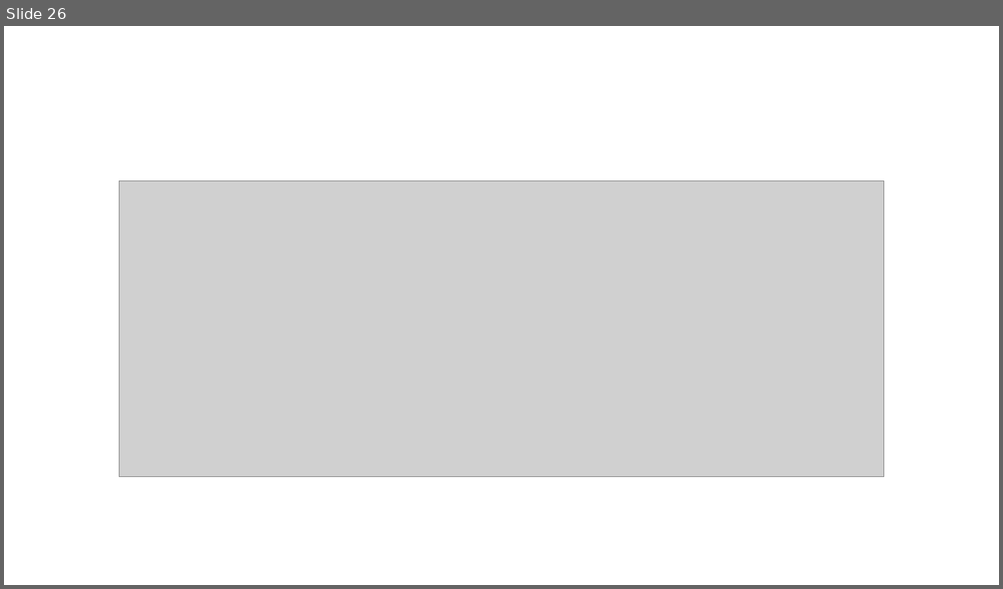
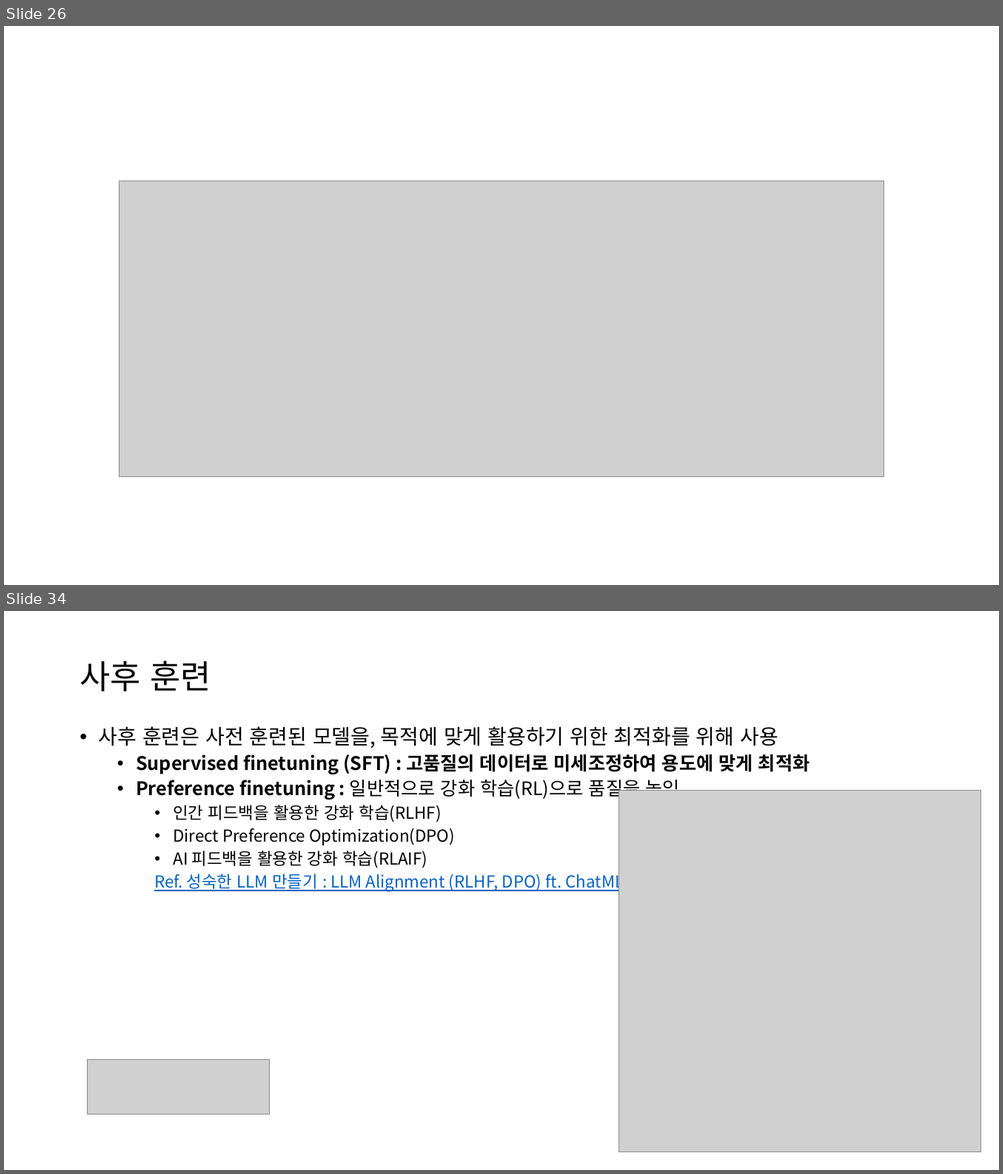
Before and after one commit to restful3/ds4th_study, a slide deck: source/AI_Engineering/Ch02_Ch02_Understanding_Foundation_Models_jeong.pptx. Shown one above the other, each under a label of ours: slide 26 before the commit, slides 26 and 34 after it; the slides between them are not shown. The pictures are 1003x589 and 1003x1174 pixels, drawn with LibreOffice and Linux fonts; fonts in the diff are those of the drawing; grey boxes stand for pictures. Boxes give left, top, right and bottom in pixels: in the first picture for what was removed or moved away, otherwise in the second. Text is boxed around its words. In the diff, an @@ line names an element or a change of style, - is before the commit and + after.

```diff
--- a/source/AI_Engineering/Ch02_Ch02_Understanding_Foundation_Models_jeong.pptx
+++ b/source/AI_Engineering/Ch02_Ch02_Understanding_Foundation_Models_jeong.pptx
@@ slide 34 added at (x1=4, y1=611, x2=999, y2=1170), background #FFFFFF @@
@@ title added at (x1=79, y1=661, x2=211, y2=692), 32 pt, text #000000 @@
+사후 훈련
@@ text added at (x1=99, y1=726, x2=810, y2=892), 16 pt, text #000000 @@
+• 사후 훈련은 사전 훈련된 모델을, 목적에 맞게 활용하기 위한 최적화를 위해 사용
+  • Supervised finetuning (SFT) : 고품질의 데이터로 미세조정하여 용도에 맞게 최적화
+  • Preference finetuning : 일반적으로 강화 학습(RL)으로 품질을 높임
+    • 인간 피드백을 활용한 강화 학습(RLHF)
+    • Direct Preference Optimization(DPO)
+    • AI 피드백을 활용한 강화 학습(RLAIF)
+    Ref. 성숙한 LLM 만들기 : LLM Alignment (RLHF, DPO) ft. ChatML
@@ picture added at (x1=619, y1=791, x2=981, y2=1153) @@
@@ picture added at (x1=88, y1=1060, x2=270, y2=1115) @@
```
Also in this commit, not shown: 8 slides changed, 24 other slides added, 1 slide removed, 1 other file.
